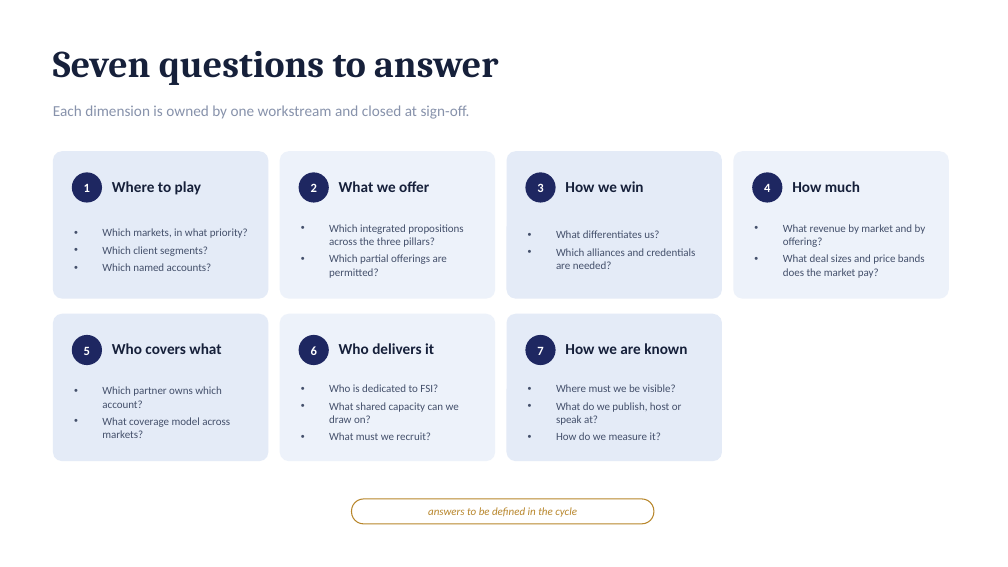
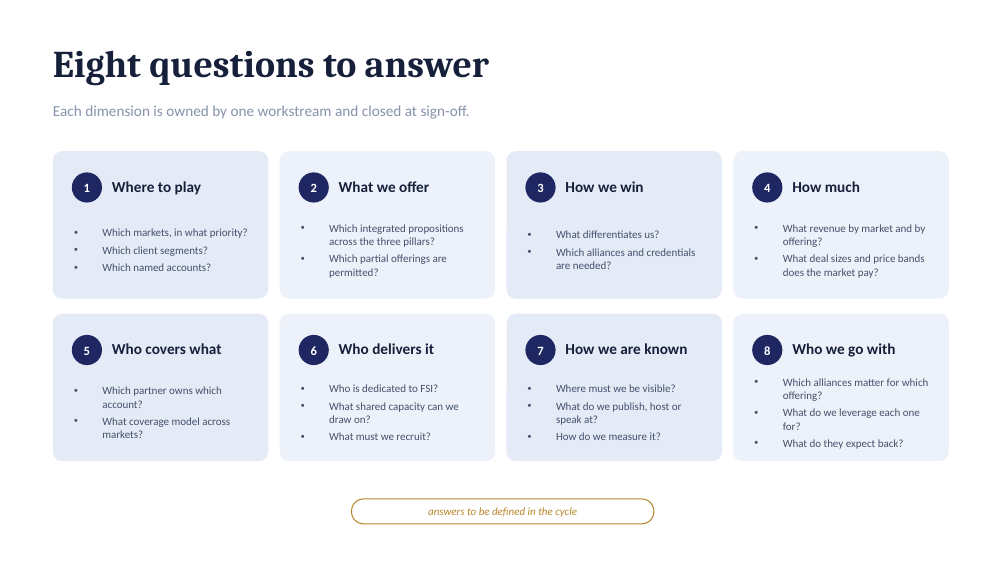
Before and after one commit to dhajjar-cyber/bae, a slide deck: slide 3 of FSI strategy/EAIND-FSI-Strategy-Development-Plan.pptx. Drawn at 1008x567 pixels with LibreOffice and Linux fonts; fonts in the diff are those of the drawing. Boxes give left, top, right and bottom in pixels: in the first picture for what was removed or moved away, otherwise in the second. Text is boxed around its words. In the diff, an @@ line names an element or a change of style, - is before the commit and + after.

```diff
--- a/FSI strategy/EAIND-FSI-Strategy-Development-Plan.pptx
+++ b/FSI strategy/EAIND-FSI-Strategy-Development-Plan.pptx
@@ text at (53, 50, 489, 86): text changed @@
-Seven questions to answer
+Eight questions to answer
@@ rounded rectangle added at (734, 314, 949, 461), fill #EDF2FA @@
@@ ellipse added at (752, 335, 783, 365), fill #1E2761 @@
@@ text added at (764, 346, 770, 355), 12 pt, text #FFFFFF, bold @@
+8
@@ text added at (792, 343, 896, 357), 14.5 pt, text #16203A, bold @@
+Who we go with
@@ text added at (783, 378, 928, 449), 10.5 pt, text #44506B @@
+• Which alliances matter for which offering?
+• What do we leverage each one for?
+• What do they expect back?
```
Also in this commit, not shown: 3 other slides changed, 1 slide added, 2 other files.
